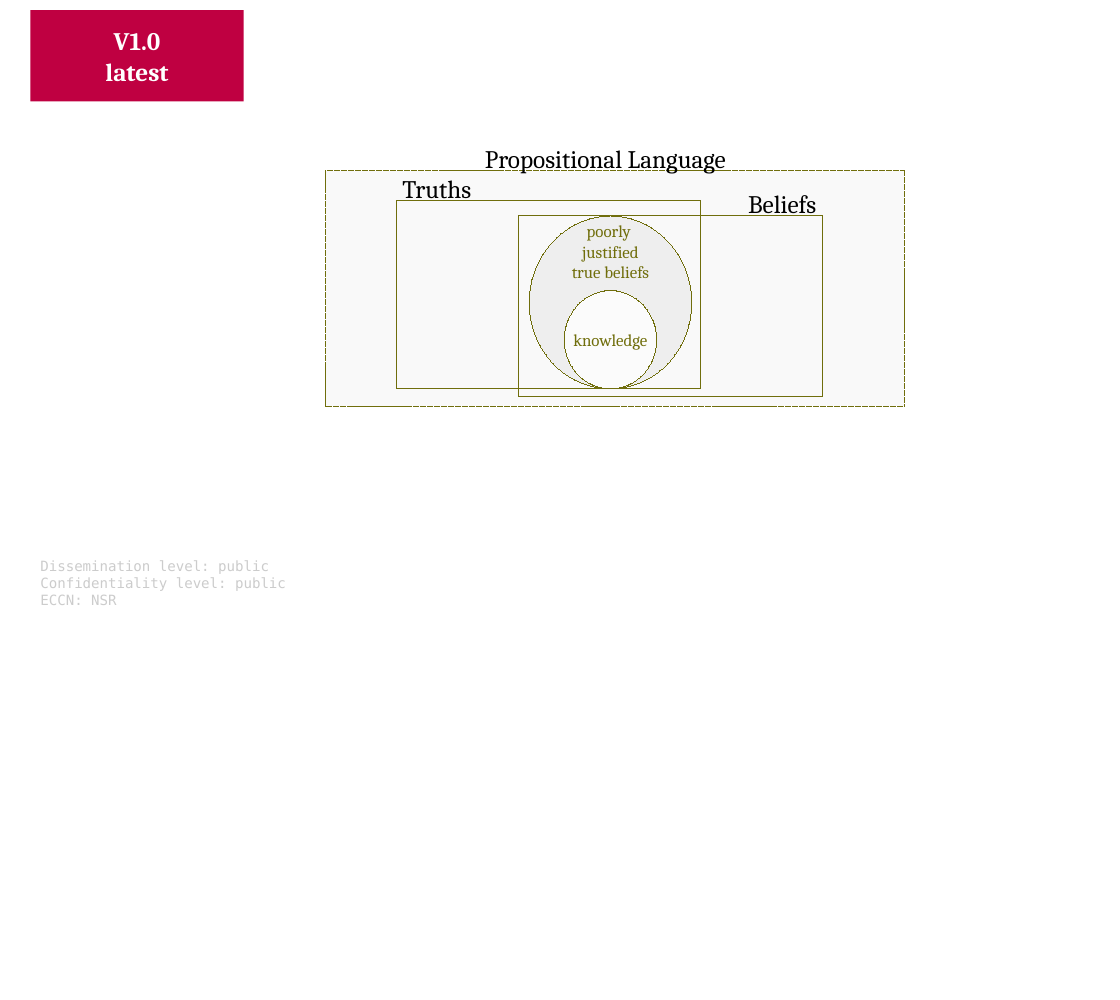
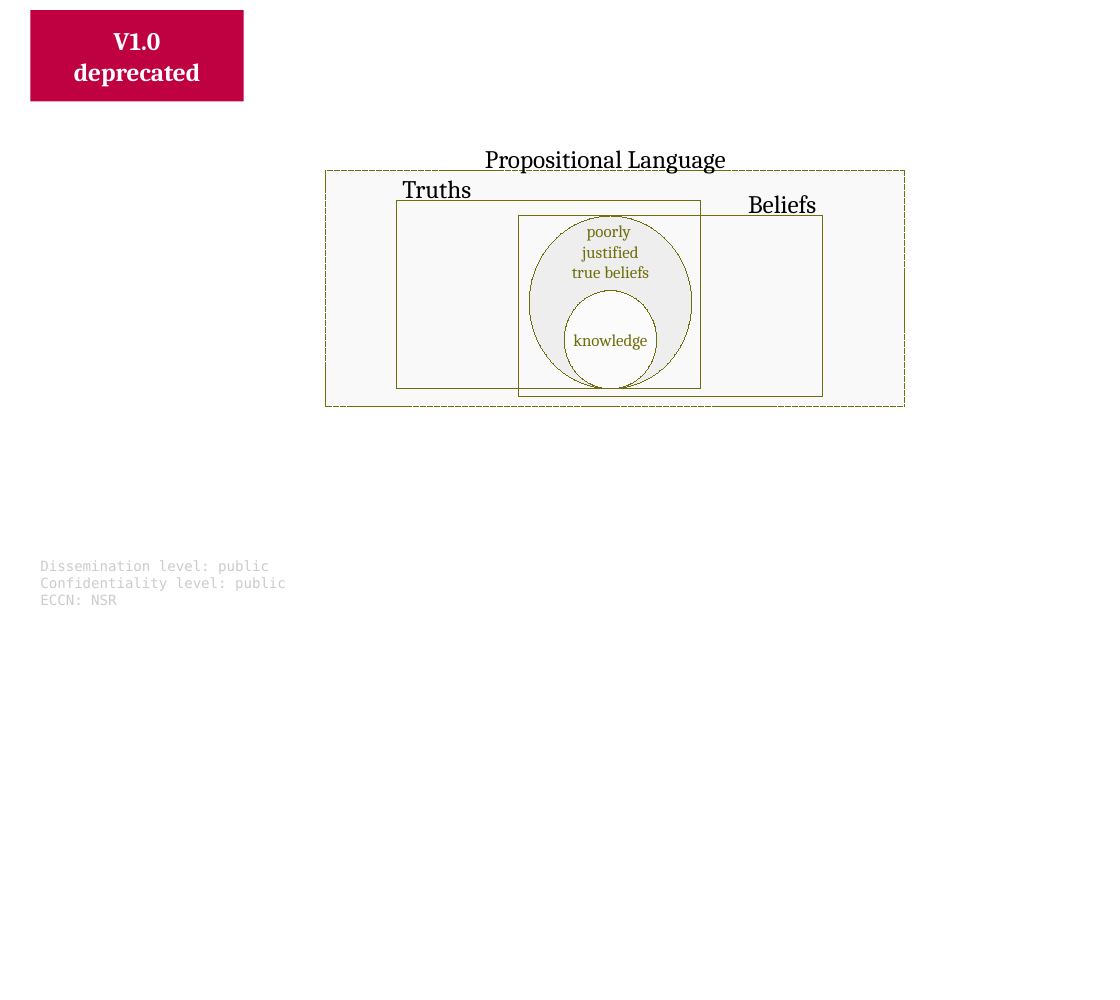
Before and after one commit to v-research/cybersecurity, a slide deck: slide 10 of images/v-research_images_v1.0.odp (slide 11 before the commit). Drawn at 1120x1000 pixels with LibreOffice and Linux fonts; fonts in the diff are those of the drawing. Boxes give left, top, right and bottom in pixels: in the first picture for what was removed or moved away, otherwise in the second. Text is boxed around its words. In the diff, an @@ line names an element or a change of style, - is before the commit and + after.

```diff
--- a/images/v-research_images_v1.0.odp
+++ b/images/v-research_images_v1.0.odp
@@ text in rectangle at [74, 63, 200, 87]: text changed @@
-latest
+deprecated
```
Also in this commit, not shown: 1 other slide changed, 3 slides added, 1 slide removed, 3 other files.
